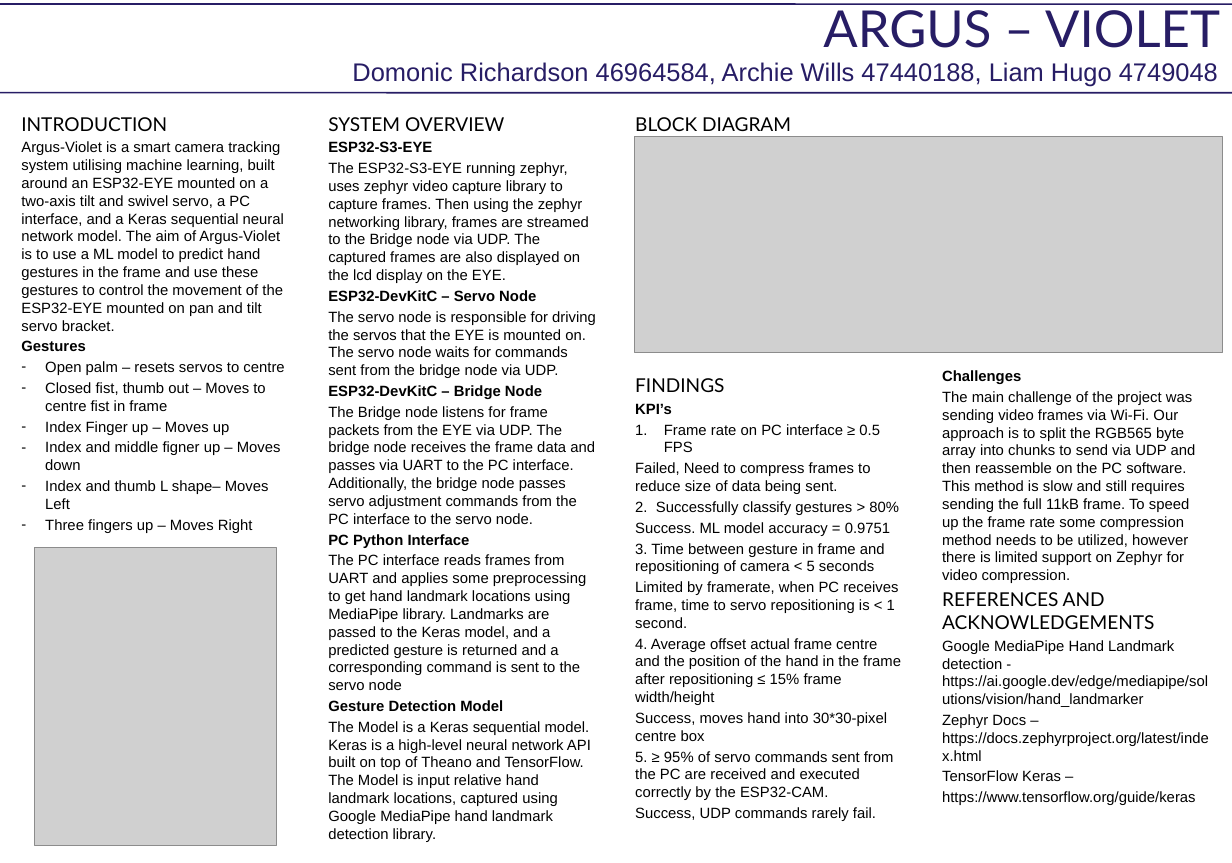
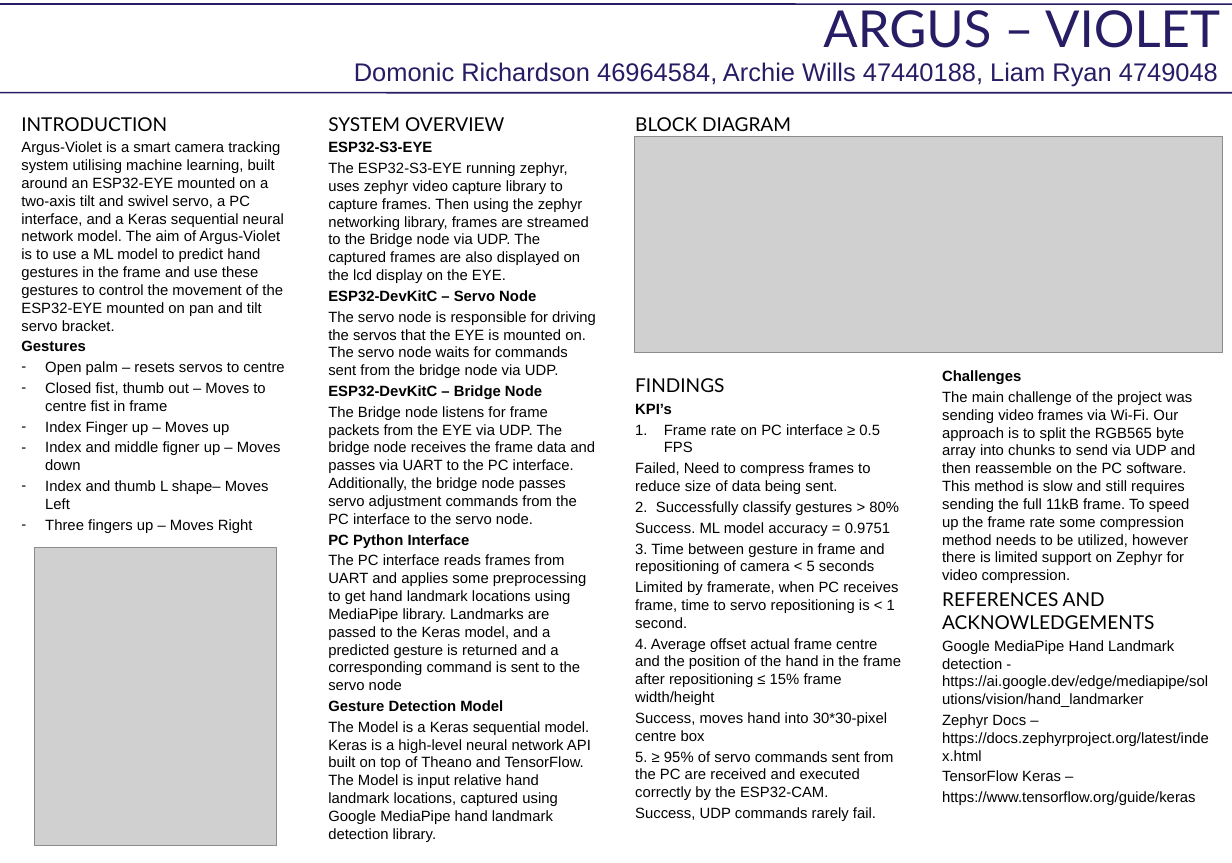
Before and after one commit to DomRicho/csse4011-argus-violet, a slide deck: slide 1 of argus-violet_poster.pptx. Drawn at 1232x863 pixels with LibreOffice and Linux fonts; fonts in the diff are those of the drawing; grey boxes stand for pictures. Boxes give left, top, right and bottom in pixels: in the first picture for what was removed or moved away, otherwise in the second. Text is boxed around its words. In the diff, an @@ line names an element or a change of style, - is before the commit and + after.

Commit message:
Liam hugo does not exist

```diff
--- a/argus-violet_poster.pptx
+++ b/argus-violet_poster.pptx
@@ subtitle at box(354, 62, 1218, 87): text changed @@
-Domonic Richardson 46964584, Archie Wills 47440188, Liam Hugo 4749048
+Domonic Richardson 46964584, Archie Wills 47440188, Liam Ryan 4749048
```
Also in this commit, not shown: 1 other file.
